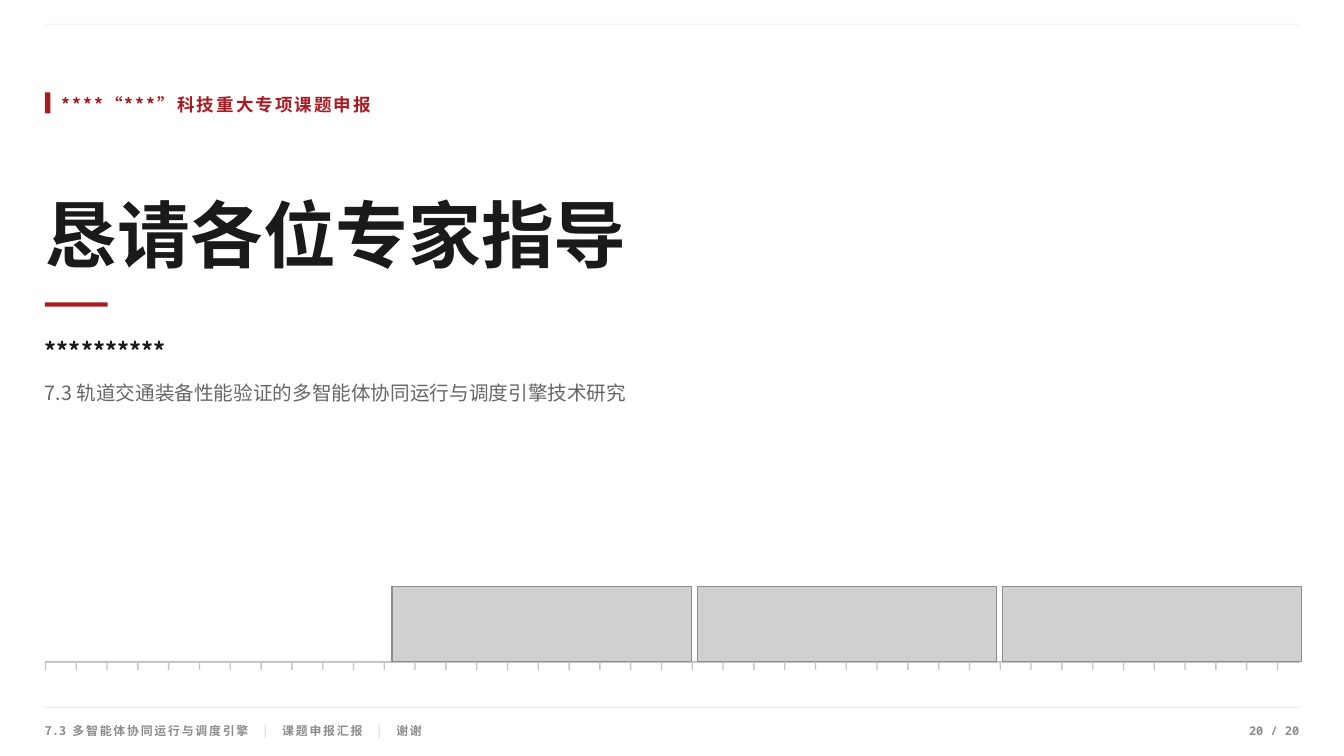
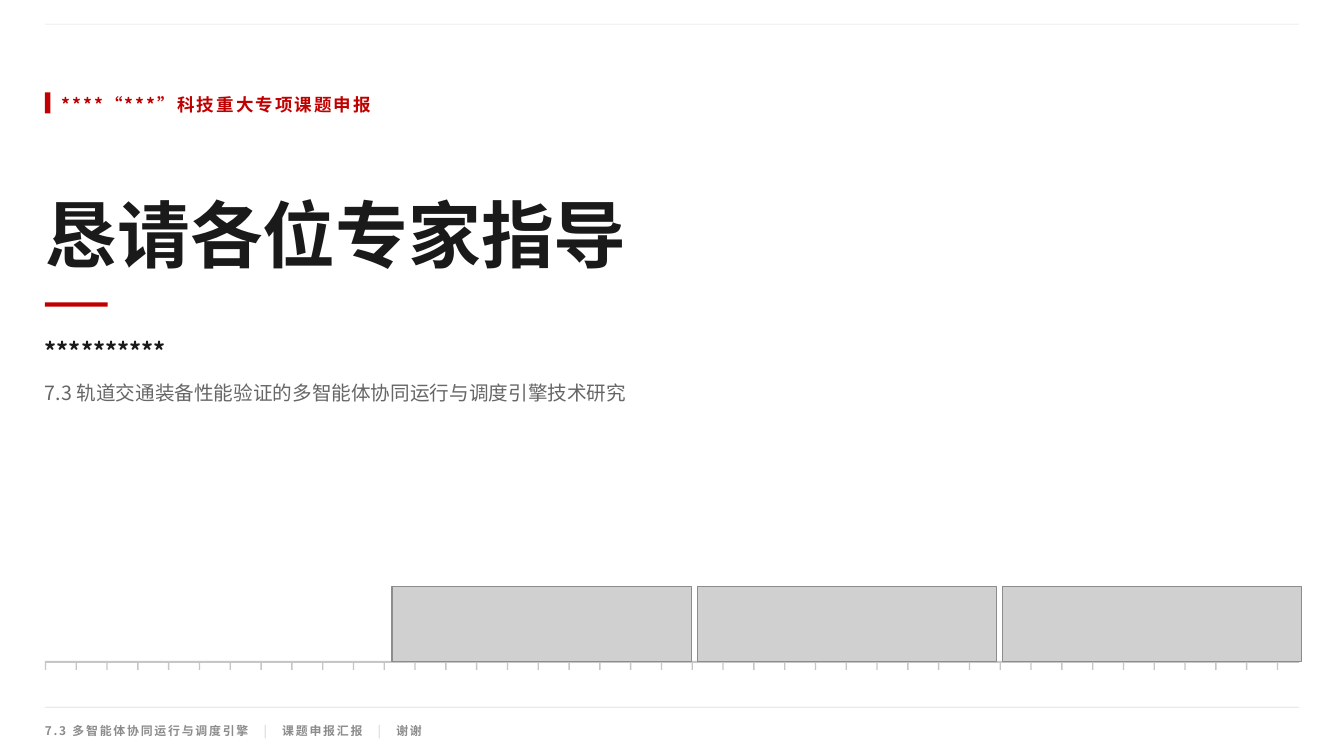
Before and after one commit to huosi012/PPT, a slide deck: slide 20 of 项目汇报PPT.pptx. Drawn at 1344x756 pixels with LibreOffice and Linux fonts; fonts in the diff are those of the drawing; grey boxes stand for pictures. Boxes give left, top, right and bottom in pixels: in the first picture for what was removed or moved away, otherwise in the second. Text is boxed around its words. In the diff, an @@ line names an element or a change of style, - is before the commit and + after.

```diff
--- a/项目汇报PPT.pptx
+++ b/项目汇报PPT.pptx
@@ rectangle at (x1=44, y1=93, x2=50, y2=114): fill #A61C22 to #C00000 @@
@@ text "****“***”科技重大专项课题申报" at (x1=62, y1=96, x2=371, y2=113): text colour #A61C22 to #C00000 @@
@@ rectangle at (x1=44, y1=302, x2=107, y2=307): fill #A61C22 to #C00000 @@
@@ text removed at (x1=1249, y1=726, x2=1299, y2=735) @@
-20 / 20
```
Also in this commit, not shown: 19 other slides changed, 40 other files.
